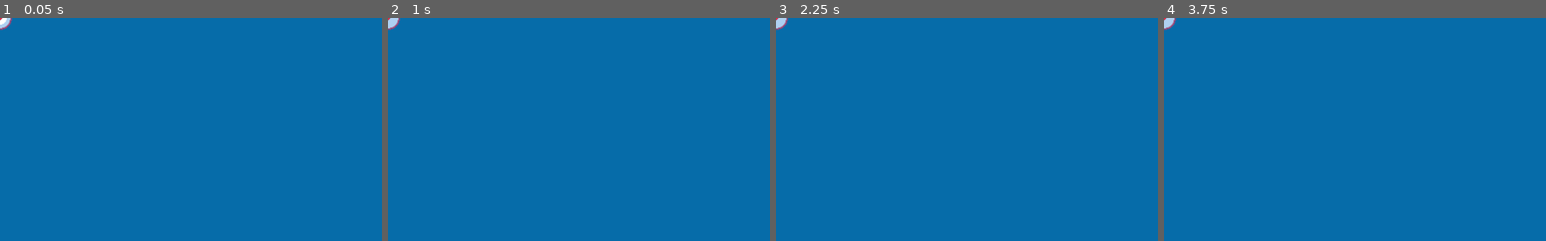
Above: before the commit, frames 1-4 (left to right).
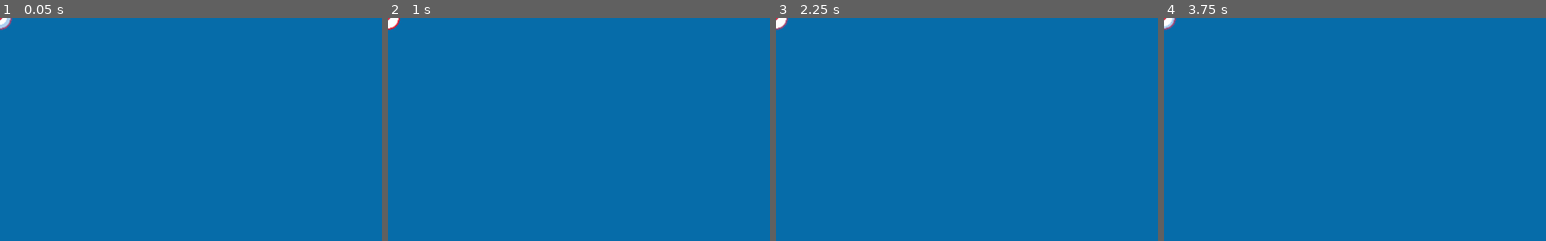
Above: after the commit, the same moments.

Repository: McLovin3/Calderia
Game: Godot game, scene res://Bobber/Bobber.tscn
Same seed, same stepped clock (60 frames per second), same inputs: the game is played once before the commit and once after it. This scene is started directly instead of the project's main scene.
Inputs (mouse positions are % of the whole screen's width and height, from its top left):
- Up to frame 1 (0.05 s): no input
- Up to frame 2 (1 s): tap Enter at 0.5 s; move the mouse to (72, 45) at 0.52 s; press the mouse at (72, 45) at 0.53 s; hold D (turn_right) from 0.53 s (still down); tap W (up) at 0.77 s
- Up to frame 3 (2.25 s): move the mouse to (30, 55) at 1.27 s; release the mouse at (30, 55) at 1.28 s; tap Middle mouse button (middle_click) at 1.35 s; tap W (up) at 1.52 s; tap Space at 2 s; move the mouse to (60, 28) at 2.02 s; release D (turn_right) at 2.03 s; hold A (turn_left) from 2.03 s (still down); right-click (60, 28) at 2.1 s
- Up to frame 4 (3.75 s): tap Enter at 2.75 s; move the mouse to (45, 70) at 2.77 s; release A (turn_left) at 2.78 s; hold D (turn_right) from 2.78 s (still down); click (45, 70) at 2.85 s; tap W (up) at 3.02 s; tap Space at 3.5 s; move the mouse to (80, 65) at 3.52 s; tap Middle mouse button (middle_click) at 3.6 s
The pictures show only the part of the screen within x 0-50%, y 0-50%; the shares and areas given below are measured in that part.

Frame 1 is identical in both runs. In frame 2, 0.1% of the frame differs, in the area x 0-4%, y 0-6%; in frame 3, 0.1%; in frame 4, less than 0.1%.

Commit message:
Added constructor to Bobber Scene

Diff:
--- a/Bobber/Bobber.tscn
+++ b/Bobber/Bobber.tscn
@@ -55,7 +55,7 @@
 [node name="AnimatedSprite" type="AnimatedSprite"]
 frames = SubResource( 10 )
 animation = "Bobbing"
-frame = 4
+frame = 3
 playing = true
 script = ExtResource( 1 )
 
--- a/Bobber/Scripts/Bobber.gd
+++ b/Bobber/Scripts/Bobber.gd
@@ -6,15 +6,17 @@
 
 onready var _caught_timer : Timer = $CaughtTimer
 
-export var bite_rate := 0.15
+var _bite_rate
+var hooked = false
 
-var hooked = false
+func _init(bite_rate : float) -> void:
+	_bite_rate = bite_rate
 
 func _ready() -> void:
 	randomize()
 
 func _on_RandomTimer_timeout():
-	if randf() <= bite_rate and not hooked:
+	if randf() <= _bite_rate and not hooked:
 		hooked = true
 		play("Caught")
 		_caught_timer.start()
